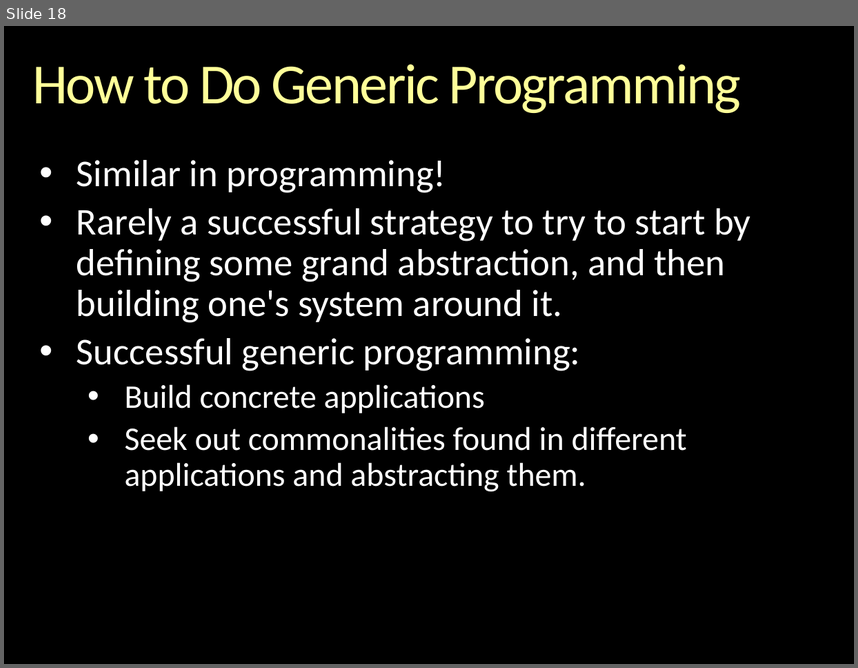
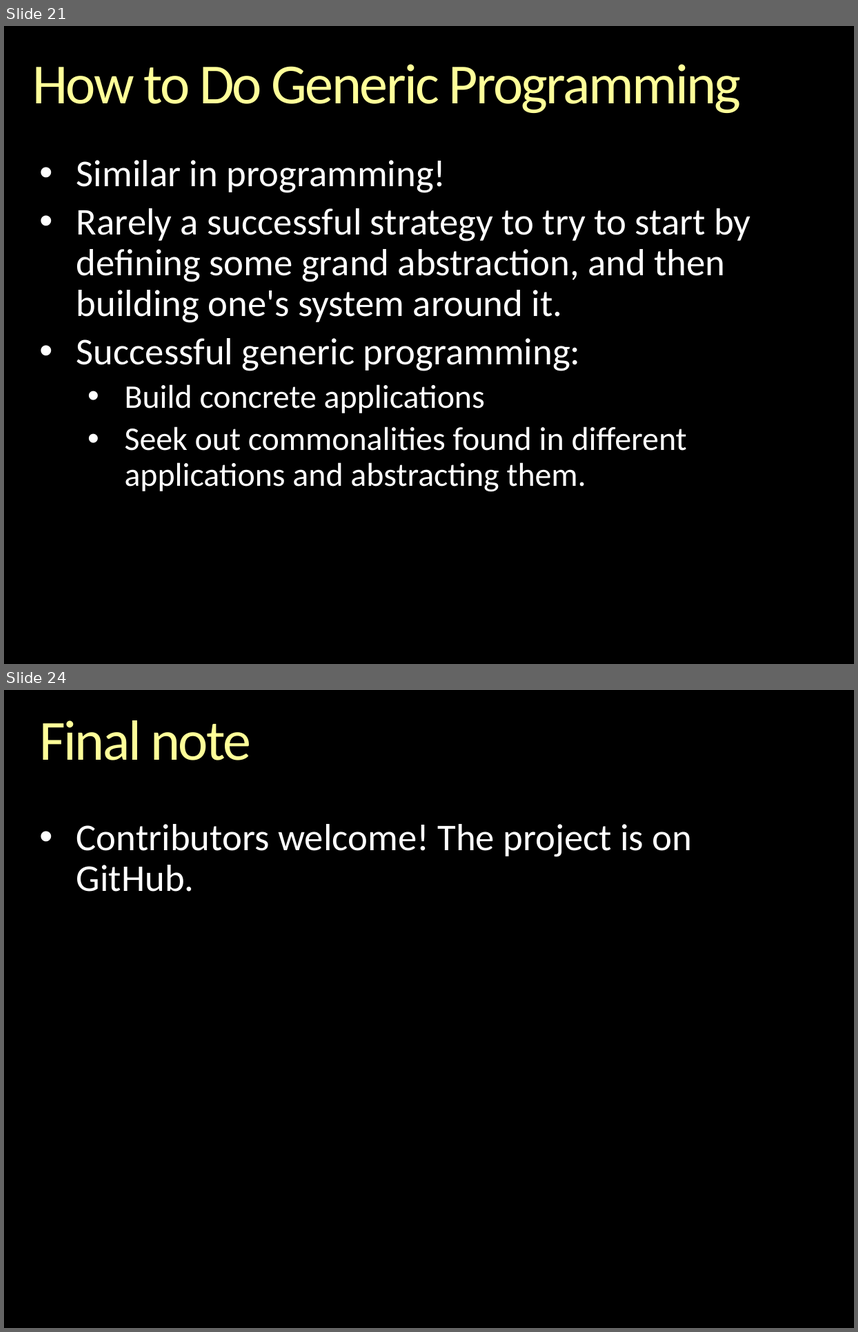
Before and after one commit to gcallah/indras_net, a slide deck: docs/GenericProgrammingAndABM.pptx. Shown one above the other, each under a label of ours: slide 18 before the commit, slides 21 and 24 after it; the slides between them are not shown. The pictures are 858x668 and 858x1332 pixels, drawn with LibreOffice and Linux fonts; fonts in the diff are those of the drawing; background and template pictures are left out. Boxes give left, top, right and bottom in pixels: in the first picture for what was removed or moved away, otherwise in the second. Text is boxed around its words. In the diff, an @@ line names an element or a change of style, - is before the commit and + after.

```diff
--- a/docs/GenericProgrammingAndABM.pptx
+++ b/docs/GenericProgrammingAndABM.pptx
@@ slide 24 added at (x1=4, y1=690, x2=854, y2=1328), background picture (left out) @@
@@ title added at (x1=39, y1=720, x2=251, y2=760), 48 pt, text gradient #FFFFB9 to #FFFF99 to #F6AE1E @@
+Final note
@@ text added at (x1=76, y1=824, x2=693, y2=891), 32 pt, text #FFFFFF @@
+• Contributors welcome! The project is on GitHub.
@@ what was slide 18 is now slide 21 @@
```
Also in this commit, not shown: 6 slides changed, 3 other slides added, 3 slides removed.
